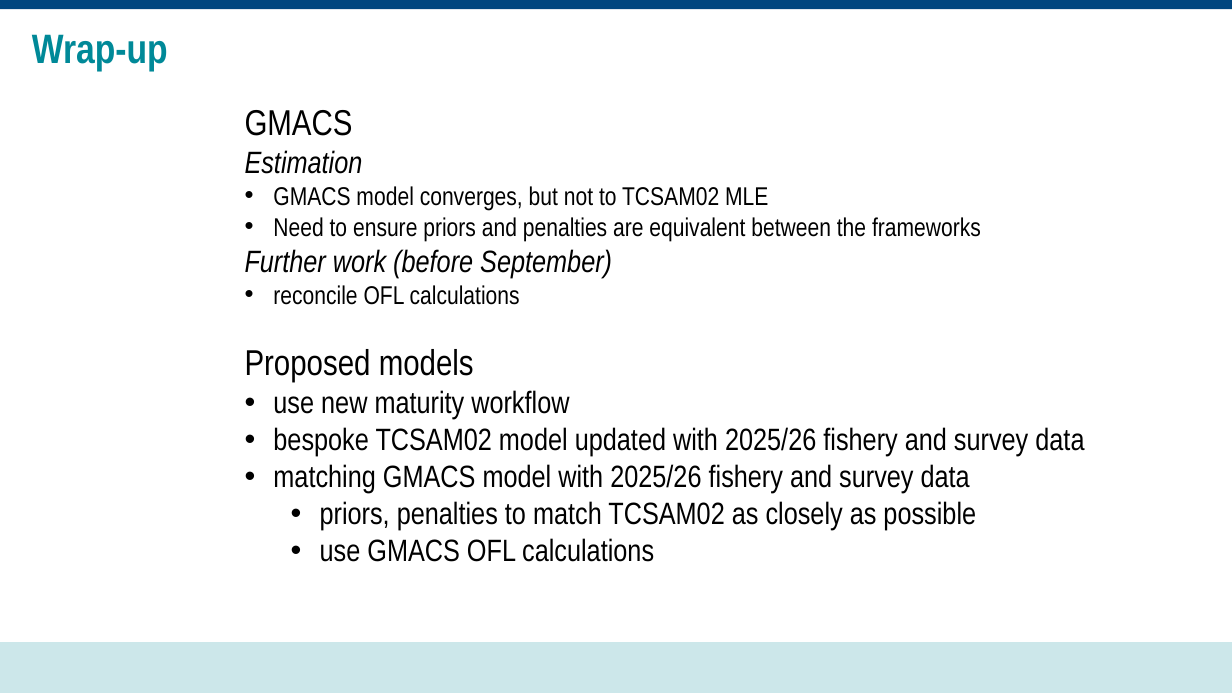
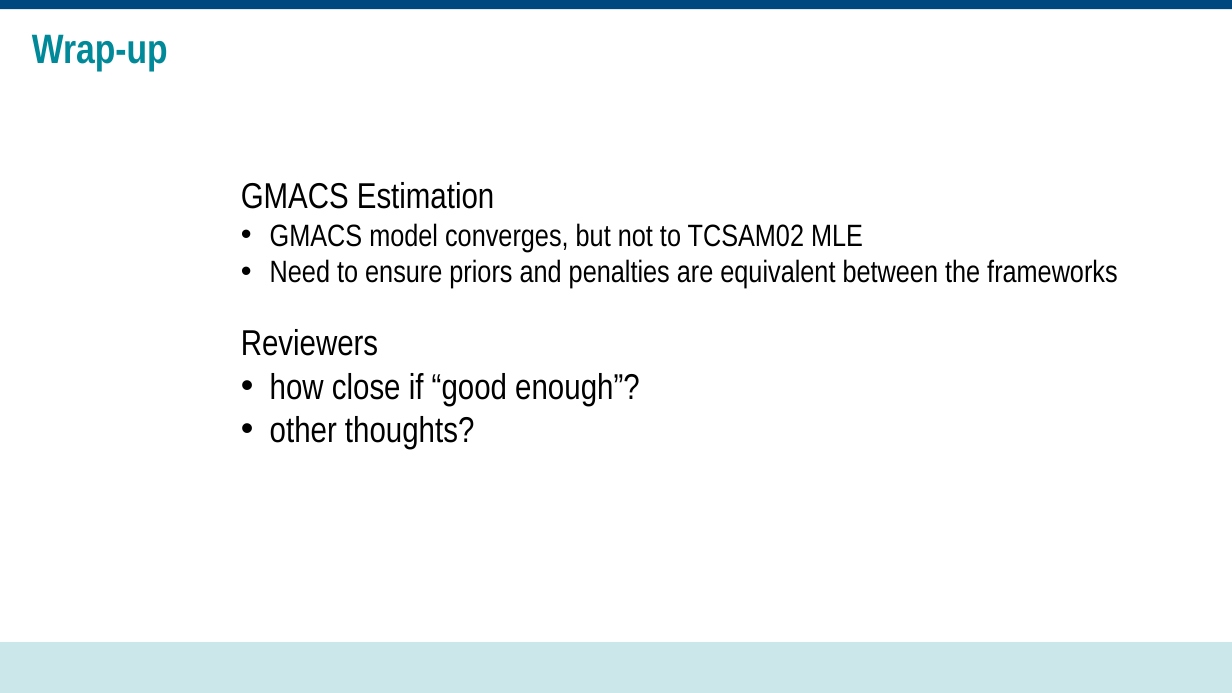
Before and after one commit to noaa-afsc/TannerCrab_2026CIEReview, a slide deck: slide 31 of presentations/TransitionToGMACS.pptx (slide 24 before the commit). Drawn at 1232x693 pixels with LibreOffice and Linux fonts; fonts in the diff are those of the drawing; background and template pictures are left out. Boxes give left, top, right and bottom in pixels: in the first picture for what was removed or moved away, otherwise in the second. Text is boxed around its words. In the diff, an @@ line names an element or a change of style, - is before the commit and + after.

```diff
--- a/presentations/TransitionToGMACS.pptx
+++ b/presentations/TransitionToGMACS.pptx
@@ text "GMACS Estimation": place and size @@
-text "GMACS Estimation" at [245,110,1084,562]
+text "GMACS Estimation" at [241,182,1117,449]
@@ text at [241,182,494,209]: text changed; size 24 to 28 pt; italic off @@
-GMACS
-Estimation
+GMACS Estimation
@@ text at [270,223,1117,289]: size 20 to 24 pt in "GMACS model converges, but not to TCSAM02 ...", "Need to ensure priors and penalties are ..." @@
@@ text at [241,329,639,449]: text changed; size 24 to 28 pt @@
-Further work (before September)
-• reconcile OFL calculations
-Proposed models
-• use new maturity workflow
-• bespoke TCSAM02 model updated with 2025/26 fishery and survey data
-• matching GMACS model with 2025/26 fishery and survey data
-  • priors, penalties to match TCSAM02 as closely as possible
-  • use GMACS OFL calculations
+Reviewers
+• how close if “good enough”?
+• other thoughts?
```
Also in this commit, not shown: 2 other slides changed, 7 slides added, 1 other file.
